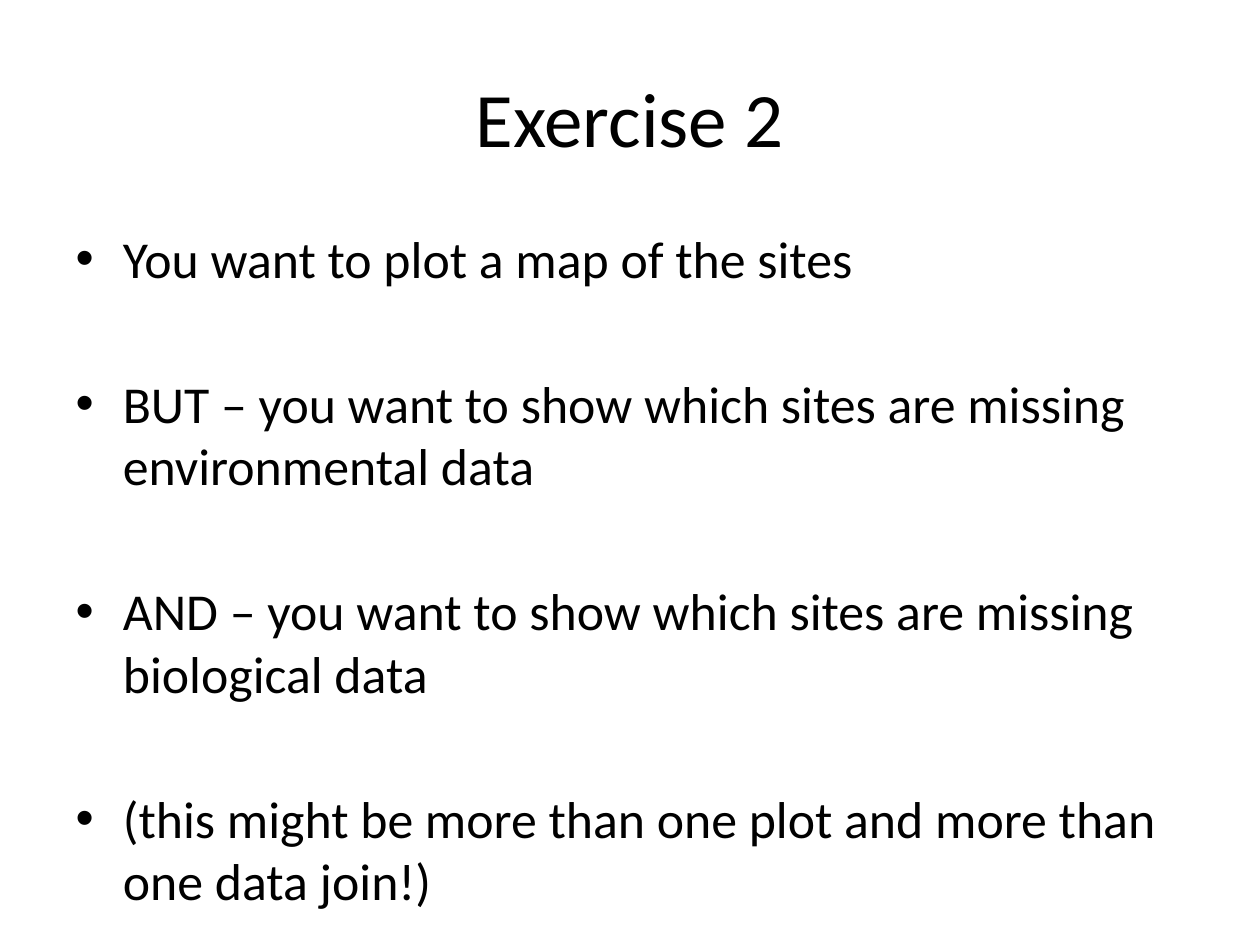
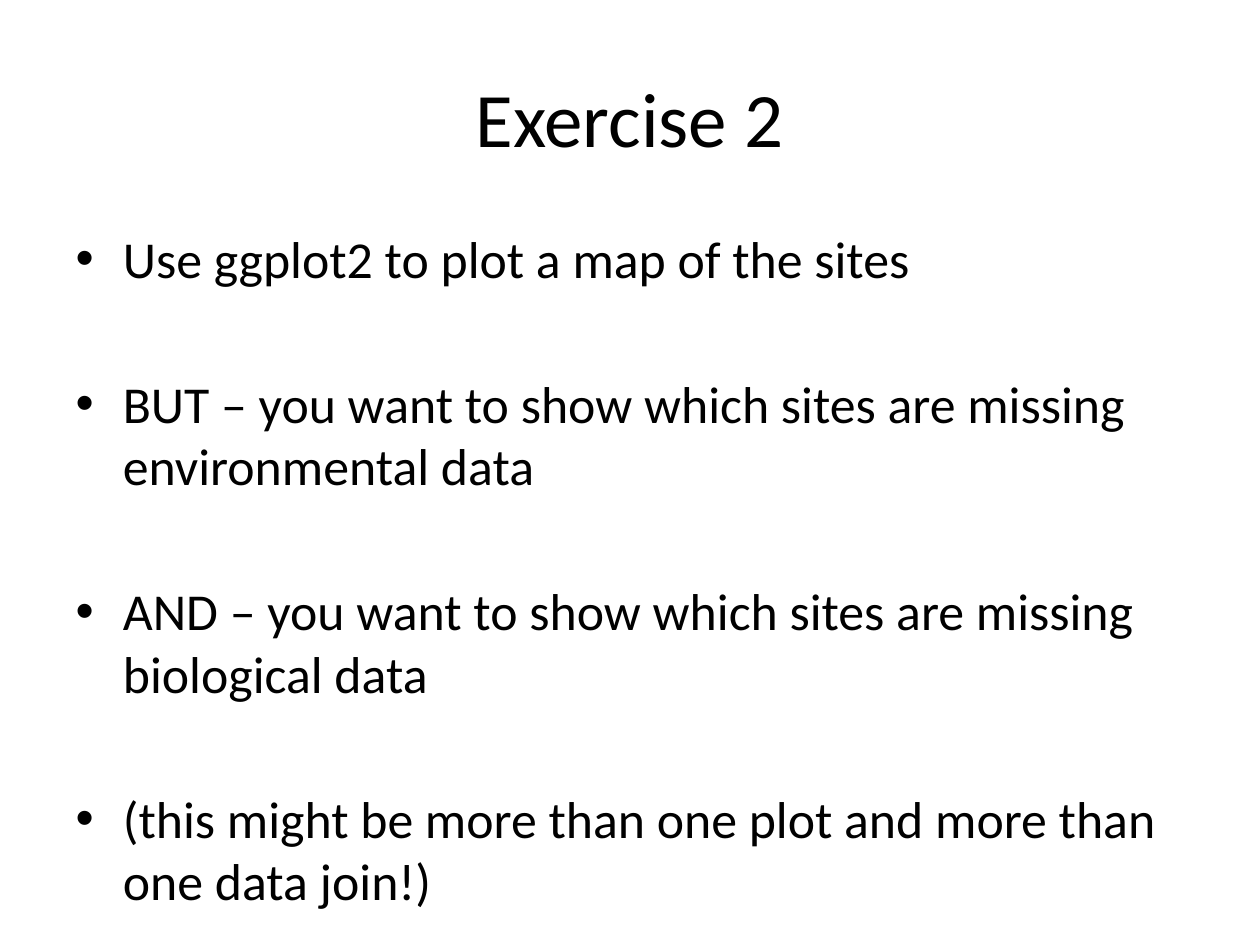
Before and after one commit to biol355/biol355.github.io, a slide deck: slide 22 of Lectures/15_joins.pptx. Drawn at 1260x945 pixels with LibreOffice and Linux fonts; fonts in the diff are those of the drawing. Boxes give left, top, right and bottom in pixels: in the first picture for what was removed or moved away, otherwise in the second. Text is boxed around its words. In the diff, an @@ line names an element or a change of style, - is before the commit and + after.

```diff
--- a/Lectures/15_joins.pptx
+++ b/Lectures/15_joins.pptx
@@ text at [123, 242, 909, 287]: text changed @@
-• You want to plot a map of the sites
+• Use ggplot2 to plot a map of the sites
```
Also in this commit, not shown: 2 other files.
